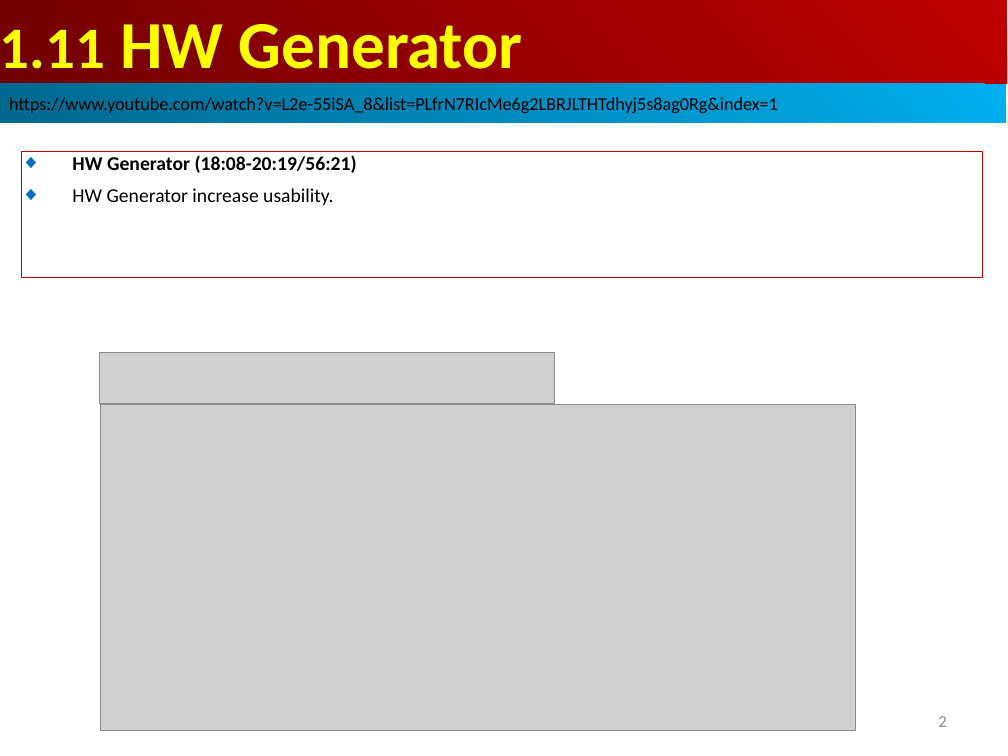
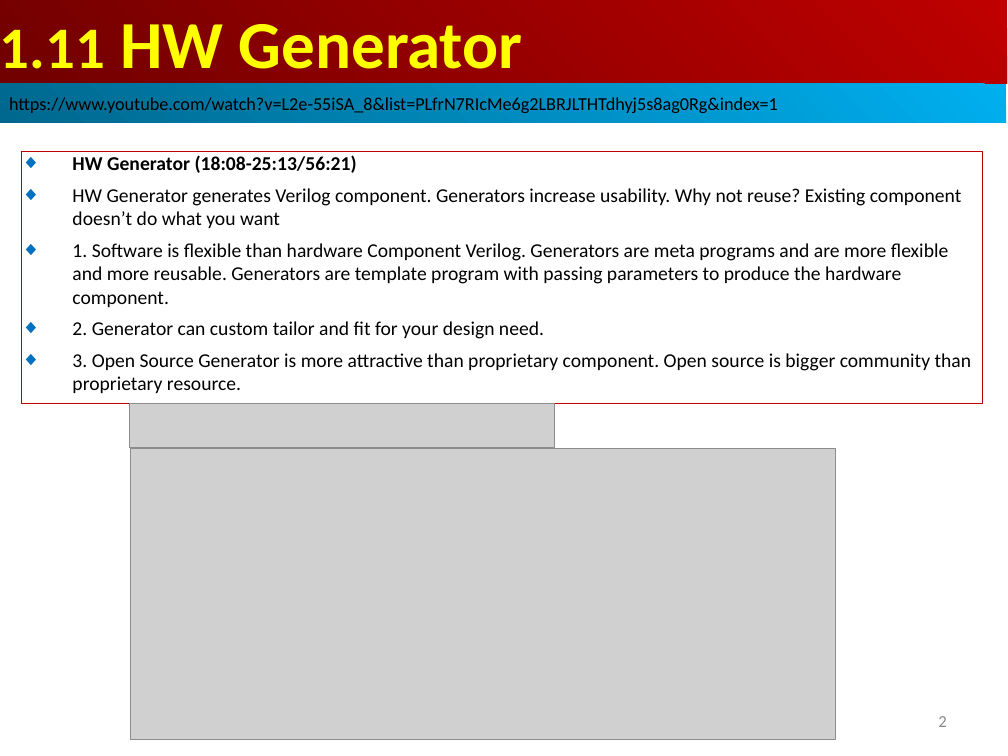
Before and after one commit to peterhchen/AIU_CS800_Chisel, a slide deck: slide 2 of 100_Chisel_HW_Design/001_Intro/000_Video/001.11_20_Generator.ppt. Drawn at 1008x756 pixels with LibreOffice and Linux fonts; fonts in the diff are those of the drawing; grey boxes stand for pictures. Boxes give left, top, right and bottom in pixels: in the first picture for what was removed or moved away, otherwise in the second. Text is boxed around its words. In the diff, an @@ line names an element or a change of style, - is before the commit and + after.

```diff
--- a/100_Chisel_HW_Design/001_Intro/000_Video/001.11_20_Generator.ppt
+++ b/100_Chisel_HW_Design/001_Intro/000_Video/001.11_20_Generator.ppt
@@ rectangle removed at (21,151,983,277) @@
-◆ HW Generator (18:08-20:19/56:21)
-◆ HW Generator increase usability.
@@ rectangle added at (21,151,983,403), outline #C00000 0.74 pt, 14 pt, text #000000 @@
+◆ HW Generator (18:08-25:13/56:21)
+◆ HW Generator generates Verilog component. Generators increase usability. Why not reuse? Existing component doesn’t do what you want
+◆ 1. Software is flexible than hardware Component Verilog. Generators are meta programs and are more flexible and more reusable. Generators are template program with passing parameters to produce the hardware component.
+◆ 2. Generator can custom tailor and fit for your design need.
+◆ 3. Open Source Generator is more attractive than proprietary component. Open source is bigger community than proprietary resource.
@@ picture: place and size @@
-picture at (100,353,554,403)
+picture at (130,403,554,448)
@@ picture: place and size @@
-picture at (101,404,856,731)
+picture at (131,449,836,740)
```
Also in this commit, not shown: 19 slides added, 2 other files.
